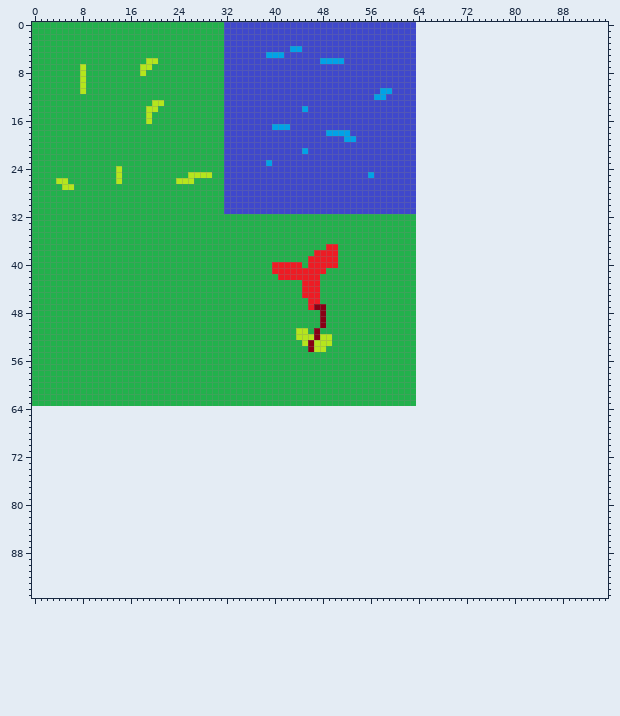
Two states of a sprite sheet, res/test.png. Above: the version before the commit.
The file is 64x64 pixels. Pixels under 10% opacity are left out. Colours within 5 levels of each other are drawn and written as one. The old version is drawn lined up with the new one, on the new canvas.
And afterwards:
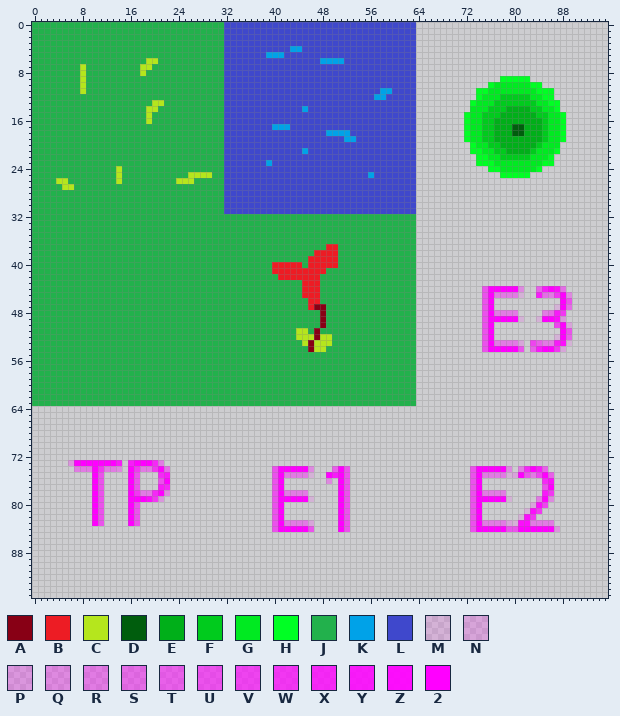
Palette (. is transparent): A #880015  B #ed1c24  C #b5e61d  D #005d0d  E #00af19  F #00cb1d  G #00ea21  H #00ff24  J #22b14c  K #00a2e8  L #3f48cc  M #ff00ff22  N #ff00ff33  P #ff00ff44  Q #ff00ff55  R #ff00ff66  S #ff00ff77  T #ff00ff88  U #ff00ff99  V #ff00ffaa  W #ff00ffbb  X #ff00ffcc  Y #ff00ffdd  Z #ff00ffee  2 #ff00ff
Diff:
canvas 64x64 -> 96x96
@@ x 70..90 @@
  8 .....................
- 9 .....................
-10 .....................
-11 .....................
-12 .....................
-13 .....................
-14 .....................
-15 .....................
-16 .....................
-17 .....................
-18 .....................
-19 .....................
-20 .....................
-21 .....................
-22 .....................
-23 .....................
-24 .....................
-25 .....................
+ 9 ........HHHHH........
+10 ......HGGGGGGHH......
+11 ....HHGGGGGGGGHHH....
+12 ....HGGGFFFFFGGHH....
+13 ...HGGGFFFFFFFGGHH...
+14 ...GGGFFFEEEEFFGGH...
+15 ..HGGFFFEEEEEEFFGGH..
+16 ..HGGFFEEEEEEEEFGGH..
+17 ..HGGFFEEEDDEEEFGGH..
+18 ..HGGFFEEEDDEEEFGGH..
+19 ..HGGFFEEEEEEEEFGGH..
+20 ...HGGFFEEEEEEFGGG...
+21 ...HHGGFFEEEEFGGGH...
+22 ....HHGGFFFFFGGGH....
+23 ....HHHGGGGGGGGHH....
+24 ......HHGGGGGGH......
+25 ........HHHHH........
 26 .....................
@@ x 73..91 @@
 43 ...................
-44 ...................
-45 ...................
-46 ...................
-47 ...................
-48 ...................
-49 ...................
-50 ...................
-51 ...................
-52 ...................
-53 ...................
-54 ...................
+44 ..U22222Q..TY2ZS...
+45 ..U2RRRRM..YSRW2Q..
+46 ..U2...........2U..
+47 ..U2..........M2S..
+48 ..U2RRRR....RSYW...
+49 ..U22222M..M22ZP...
+50 ..U2..........V2N..
+51 ..U2...........2U..
+52 ..U2..........M2T..
+53 ..U2RRRRN.VTRRYZM..
+54 ..U22222U.TY22WN...
 55 ...................
@@ x 0..95 @@
 72 ................................................................................................
-73 ................................................................................................
-74 ................................................................................................
-75 ................................................................................................
-76 ................................................................................................
-77 ................................................................................................
-78 ................................................................................................
-79 ................................................................................................
-80 ................................................................................................
-81 ................................................................................................
-82 ................................................................................................
-83 ................................................................................................
-84 ................................................................................................
+73 ......P2222222Y.Y222XR..........................................................................
+74 .......RRR2WRRQ.2WRRW2S.................U22222Q...T2U....................U22222Q.RX2YT..........
+75 ..........2U....2U...XY.................U2RRRRM..2Y2U....................U2RRRRMN2URV2T.........
+76 ..........2U....2U...U2.................U2.......Q.2U....................U2..........XZ.........
+77 ..........2U....2U...YX.................U2.........2U....................U2..........U2.........
+78 ..........2U....2WRRX2Q.................U2RRRR.....2U....................U2RRRR......YW.........
+79 ..........2U....222ZWP..................U22222M....2U....................U22222M....R2Q.........
+80 ..........2U....2U......................U2.........2U....................U2........NZV..........
+81 ..........2U....2U......................U2.........2U....................U2.......MZW...........
+82 ..........2U....2U......................U2.........2U....................U2......MZW............
+83 ..........2U....2U......................U2RRRRN....2U....................U2RRRRNMZZRRRR.........
+84 ........................................U22222U....2U....................U22222UU222222P........
 85 ................................................................................................
Where, in picture pixels (left, top, right, bottom), the same in both pictures:
added: (464, 76, 566, 178)
added: (482, 286, 572, 352)
added: (68, 460, 170, 526)
added: (272, 466, 350, 532)
added: (470, 466, 560, 532)
